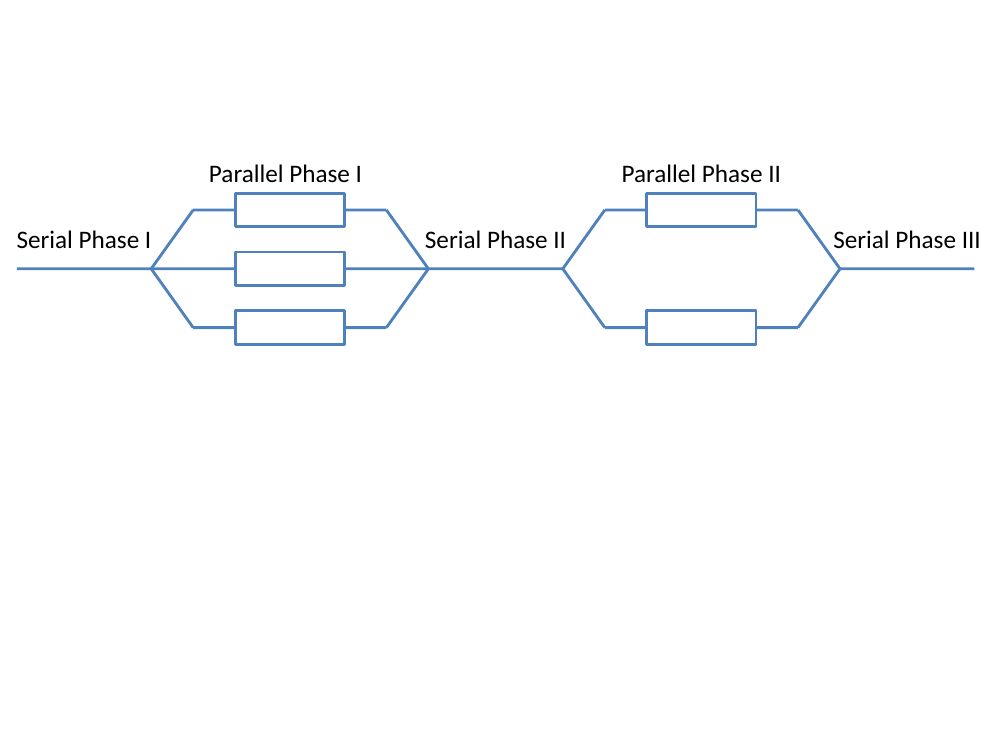
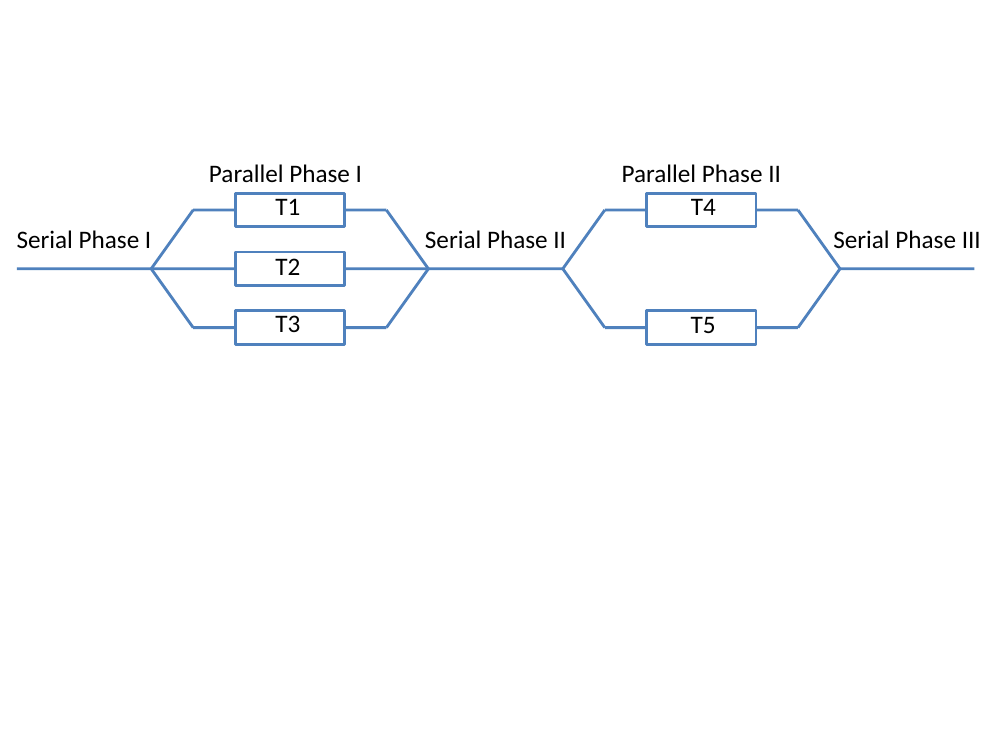
Before and after one commit to UTSASRG/Cheetah, a slide deck: slide 3 of figure/Figure2.ppt. Drawn at 1008x756 pixels with LibreOffice and Linux fonts; fonts in the diff are those of the drawing. Boxes give left, top, right and bottom in pixels: in the first picture for what was removed or moved away, otherwise in the second. Text is boxed around its words. In the diff, an @@ line names an element or a change of style, - is before the commit and + after.

```diff
--- a/figure/Figure2.ppt
+++ b/figure/Figure2.ppt
@@ text added at bbox=[275, 194, 300, 215], 18 pt, text #000000 @@
+T1
@@ text added at bbox=[691, 194, 716, 215], 18 pt, text #000000 @@
+T4
@@ text added at bbox=[275, 258, 300, 275], 18 pt, text #000000 @@
+T2
@@ text added at bbox=[275, 315, 300, 332], 18 pt, text #000000 @@
+T3
@@ text added at bbox=[691, 316, 716, 333], 18 pt, text #000000 @@
+T5
```
Also in this commit, not shown: 3 other files.
